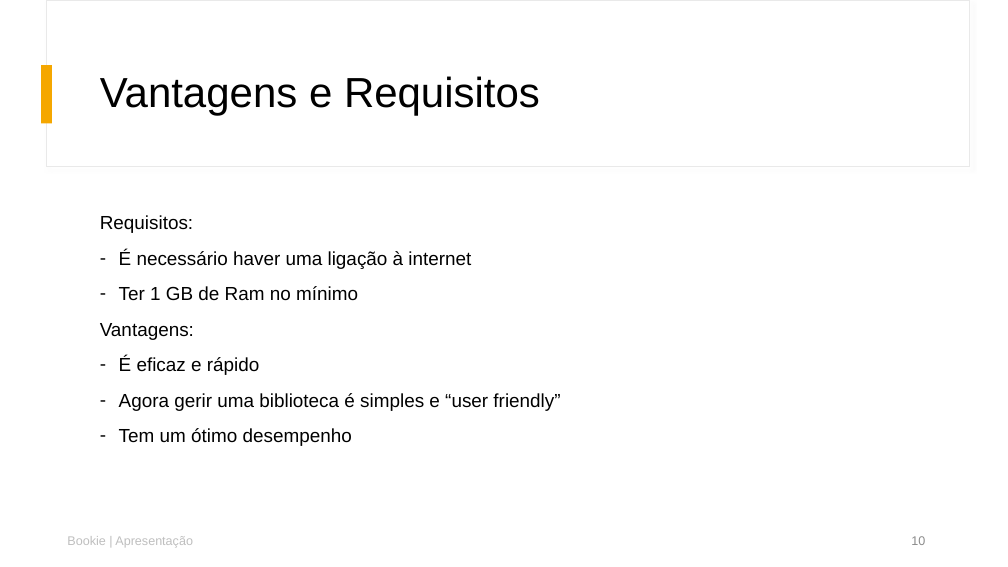
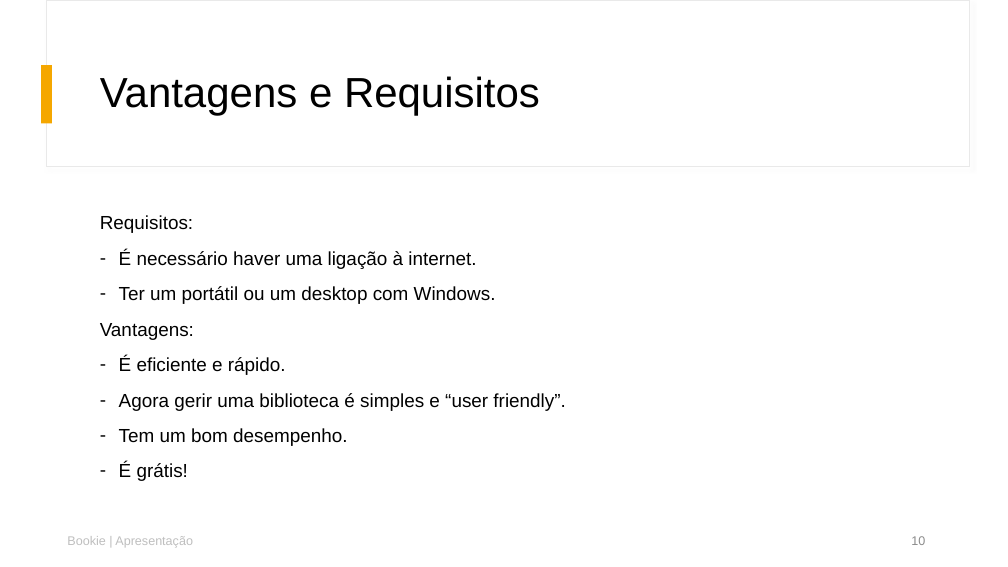
Before and after one commit to duartelcunha/PSI1619I_DuarteCunha_2219096, a slide deck: slide 10 of docs/PSI1619I_DuarteCunha_2219096_ApresentaçãoDefesa.pptx. Drawn at 1008x567 pixels with LibreOffice and Linux fonts; fonts in the diff are those of the drawing. Boxes give left, top, right and bottom in pixels: in the first picture for what was removed or moved away, otherwise in the second. Text is boxed around its words. In the diff, an @@ line names an element or a change of style, - is before the commit and + after.

```diff
--- a/docs/PSI1619I_DuarteCunha_2219096_ApresentaçãoDefesa.pptx
+++ b/docs/PSI1619I_DuarteCunha_2219096_ApresentaçãoDefesa.pptx
@@ text at bbox=[119, 250, 496, 304]: text changed @@
-– É necessário haver uma ligação à internet
-– Ter 1 GB de Ram no mínimo
+– É necessário haver uma ligação à internet.
+– Ter um portátil ou um desktop com Windows.
@@ text at bbox=[119, 356, 565, 481]: text changed @@
-– É eficaz e rápido
-– Agora gerir uma biblioteca é simples e “user friendly”
-– Tem um ótimo desempenho
+– É eficiente e rápido.
+– Agora gerir uma biblioteca é simples e “user friendly”.
+– Tem um bom desempenho.
+– É grátis!
```
Also in this commit, not shown: 3 other slides changed, 2 other files.
